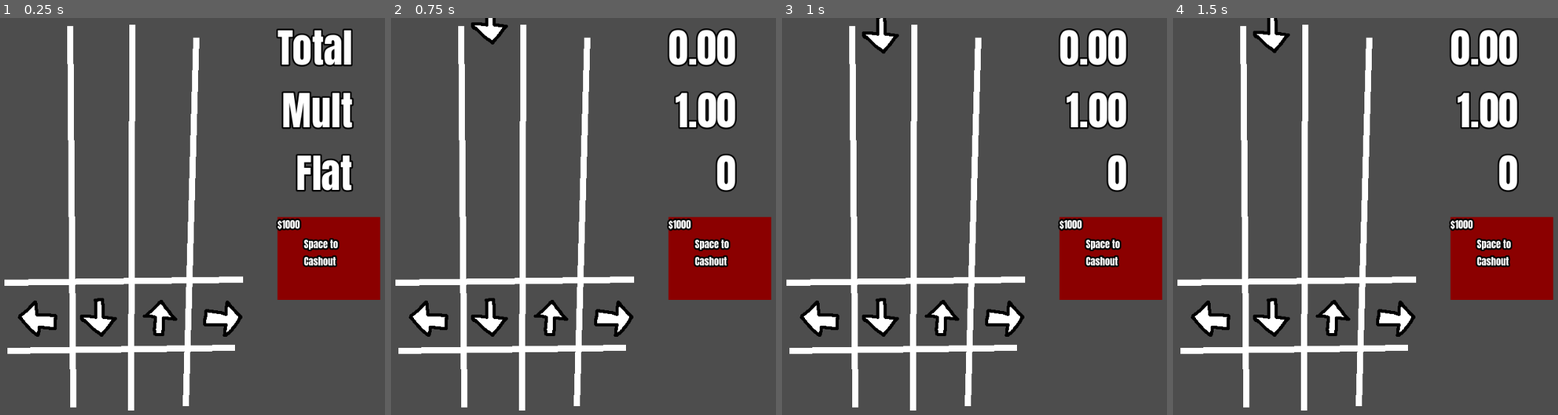
Above: before the commit, frames 1-4 (left to right).
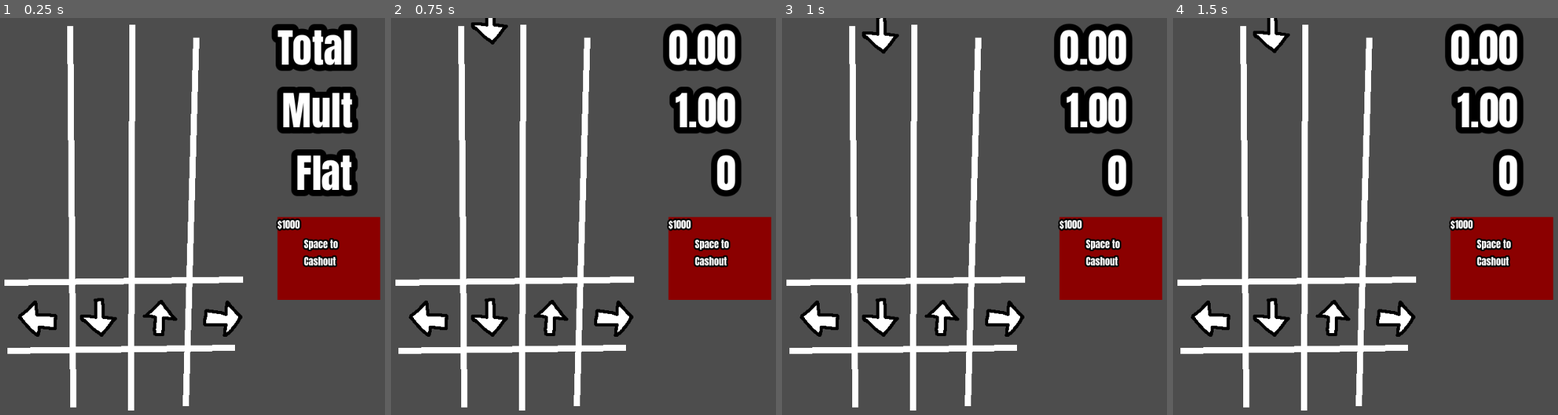
Above: after the commit, the same moments.

Repository: CWmain/cashoutCombo
Game: Godot game, scene res://Scenes/game/game.tscn
Same seed, same stepped clock (60 frames per second), same inputs: the game is played once before the commit and once after it.
Inputs:
- Up to frame 1 (0.25 s): no input
- Up to frame 2 (0.75 s): tap Enter at 0.5 s; hold D (Right) from 0.53 s (still down); tap R (RandomNote) at 0.6 s
- Up to frame 3 (1 s): keep holding D (Right)
- Up to frame 4 (1.5 s): release D (Right) at 1.28 s; hold S (Down) from 1.28 s (still down); tap Space (cashout) at 1.35 s

The runs differ from the first frame. In frame 1, 2.6% of the frame differs, in the area x 70-94%, y 1-45%; in frame 2, 2.0%; in frame 3, 2.0%; in frame 4, 2.0%.

Commit message:
Made outline be consistent with smallerr font i.e 16 -> 10

Diff:
--- a/fonts/scoreTheme.tres
+++ b/fonts/scoreTheme.tres
@@ -4,5 +4,5 @@
 
 [resource]
 default_font = ExtResource("1_ttk6y")
-Label/constants/outline_size = 10
+Label/constants/outline_size = 40
 Label/font_sizes/font_size = 64
